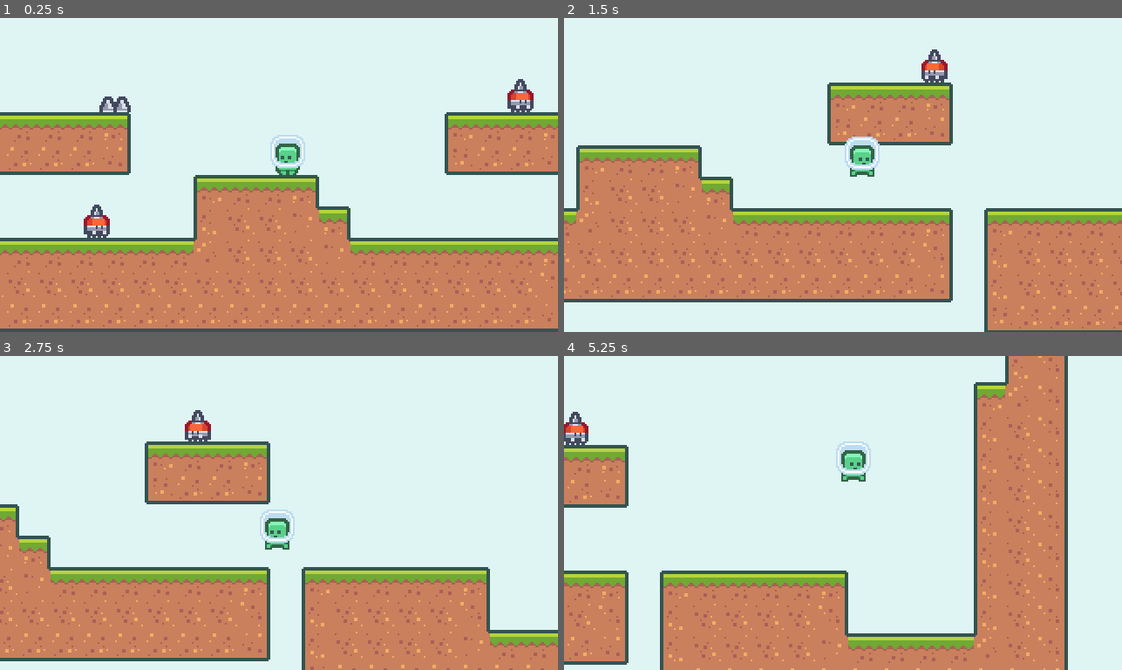
Above: before the commit, frames 1-4 (two rows, left to right).
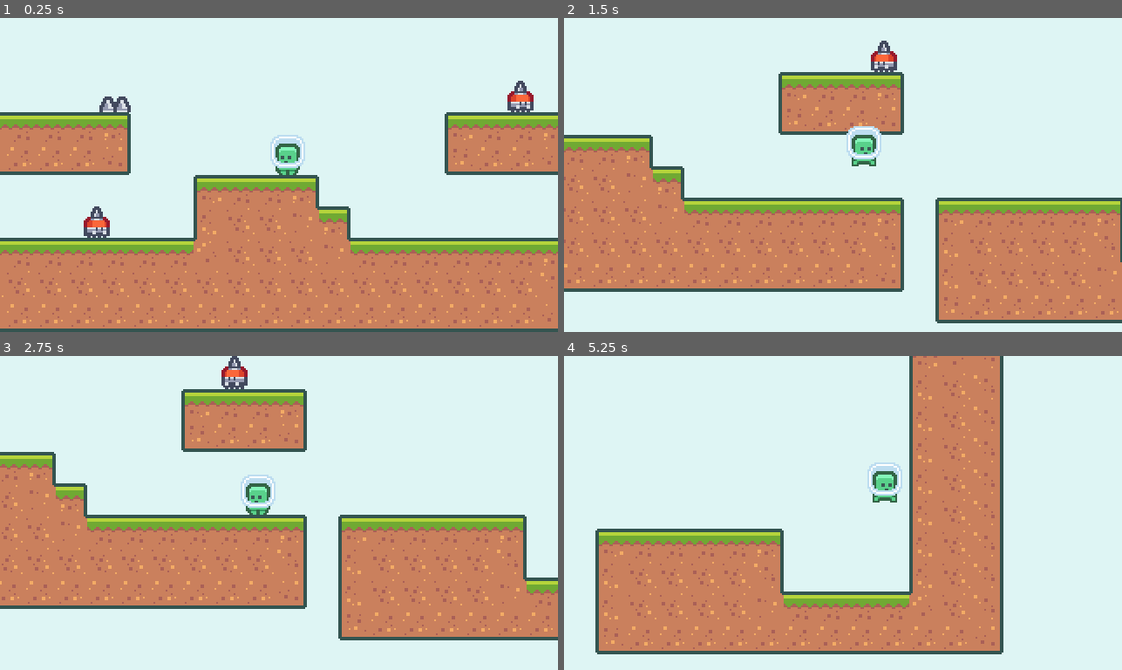
Above: after the commit, the same moments.

Repository: niltoncalegari/2D-SideScroller-godot
Game: Godot game, scene res://scenes/BaseLevel.tscn
The game is run twice, just before and just after one commit, with the same random seed, the same clock (stepped at 60 frames per second) and the same inputs. This scene is started directly instead of the project's main scene.
Inputs:
- Up to frame 1 (0.25 s): no input
- Up to frame 2 (1.5 s): hold Space (jump) 0.53-1.28 s; hold D (move_right) from 0.53 s (still down); tap Shift (dash, bound only after the commit) at 0.6 s; tap Space (jump) at 1.35 s
- Up to frame 3 (2.75 s): tap Space (jump) at 1.52, 1.82 s; tap Shift (dash, bound only after the commit) at 1.55, 2.1 s; release D (move_right) at 2.03 s; hold A (move_left) from 2.03 s (still down); hold Space (jump) from 2.03 s (still down)
- Up to frame 4 (5.25 s): release A (move_left) at 2.78 s; release Space (jump) at 2.78 s; hold D (move_right) 2.78-4.28 s; tap Shift (dash, bound only after the commit) at 2.85, 4.35, 5.1 s; tap Space (jump) at 3.02, 3.32, 4.52, 4.82 s; hold Space (jump) 3.53-4.28 s; hold A (move_left) 4.28-5.03 s; hold D (move_right) from 5.03 s (still down); hold Space (jump) from 5.03 s (still down)

The runs differ from the first frame. In frame 1, 0.3% of the frame differs, in the area x 15-96%, y 19-70%; in frame 2, 27%; in frame 3, 49%, in the area x 0-100%, y 0-100%; in frame 4, 46%.

Commit message:
Added player dash

Diff:
--- a/project.godot
+++ b/project.godot
@@ -65,6 +65,11 @@
 "events": [ Object(InputEventKey,"resource_local_to_scene":false,"resource_name":"","device":0,"alt":false,"shift":false,"control":false,"meta":false,"command":false,"pressed":false,"scancode":32,"unicode":0,"echo":false,"script":null)
  ]
 }
+dash={
+"deadzone": 0.5,
+"events": [ Object(InputEventKey,"resource_local_to_scene":false,"resource_name":"","device":0,"alt":false,"shift":false,"control":false,"meta":false,"command":false,"pressed":false,"scancode":16777237,"unicode":0,"echo":false,"script":null)
+ ]
+}
 
 [layer_names]
 
--- a/scenes/SpikeHead.tscn
+++ b/scenes/SpikeHead.tscn
@@ -1,8 +1,14 @@
-[gd_scene load_steps=7 format=2]
+[gd_scene load_steps=8 format=2]
 
 [ext_resource path="res://assets/enemies/spikehead/character_0015.png" type="Texture" id=1]
 [ext_resource path="res://assets/enemies/spikehead/character_0016.png" type="Texture" id=2]
 [ext_resource path="res://scripts/SpikeHead.gd" type="Script" id=3]
+
+[sub_resource type="RectangleShape2D" id=3]
+extents = Vector2( 5, 6 )
+
+[sub_resource type="RectangleShape2D" id=2]
+extents = Vector2( 5, 6 )
 
 [sub_resource type="SpriteFrames" id=1]
 animations = [ {
@@ -12,26 +18,12 @@
 "speed": 10.0
 } ]
 
-[sub_resource type="RectangleShape2D" id=2]
-extents = Vector2( 5, 6 )
-
-[sub_resource type="RectangleShape2D" id=3]
-extents = Vector2( 5, 6 )
+[sub_resource type="CircleShape2D" id=4]
+radius = 6.0
 
 [node name="SpikeHead" type="KinematicBody2D"]
 collision_layer = 0
 script = ExtResource( 3 )
-
-[node name="AnimatedSprite" type="AnimatedSprite" parent="."]
-frames = SubResource( 1 )
-animation = "walking"
-frame = 1
-playing = true
-offset = Vector2( 0, -12 )
-
-[node name="CollisionShape2D" type="CollisionShape2D" parent="."]
-position = Vector2( 0, -6 )
-shape = SubResource( 2 )
 
 [node name="GoalDetector" type="Area2D" parent="."]
 collision_layer = 131072
@@ -40,3 +32,21 @@
 [node name="CollisionShape2D" type="CollisionShape2D" parent="GoalDetector"]
 position = Vector2( 0, -6 )
 shape = SubResource( 3 )
+
+[node name="CollisionShape2D" type="CollisionShape2D" parent="."]
+position = Vector2( 0, -6 )
+shape = SubResource( 2 )
+
+[node name="AnimatedSprite" type="AnimatedSprite" parent="."]
+frames = SubResource( 1 )
+animation = "walking"
+playing = true
+offset = Vector2( 0, -12 )
+
+[node name="HazardArea" type="Area2D" parent="."]
+position = Vector2( 0, -6 )
+collision_layer = 262144
+collision_mask = 262144
+
+[node name="CollisionShape2D" type="CollisionShape2D" parent="HazardArea"]
+shape = SubResource( 4 )
--- a/scripts/Player.gd
+++ b/scripts/Player.gd
@@ -2,18 +2,37 @@
 
 signal died
 
+enum State {NORMAL, DASHING}
+
 var gravity = 1000
 var velocity = Vector2.ZERO
 var maxHorizontalSpeed = 140
+var maxDashSpeed = 500
+var minDashSpeed = 200
 var horizontalAcceleration = 2000
 var jumSpeed = 360
 var jumpTerminationMultiplier = 4
 var hasDoubleJump = false
+var currentState = State.NORMAL
+var isStateNew = true
 
 func _ready() -> void:
 	$HazardArea.connect("area_entered",self, "on_hazard_area_entered")
 
 func _process(delta: float) -> void:
+	match currentState:
+		State.NORMAL:
+			process_normal(delta)
+		State.DASHING:
+			process_dash(delta)
+
+	isStateNew = false
+
+func change_state(newState):
+	currentState = newState
+	isStateNew = true
+
+func process_normal(delta):
 	var moveVector = get_movement_vector()
 
 	velocity.x += moveVector.x * horizontalAcceleration * delta
@@ -42,7 +61,28 @@
 	if (is_on_floor()):
 		hasDoubleJump = true
 
+	if (Input.is_action_just_pressed("dash")):
+		call_deferred("change_state", State.DASHING)
+
 	update_animation()
+
+func process_dash(delta):
+	if (isStateNew):
+		$AnimatedSprite.play("jump")
+		var moveVector = get_movement_vector()
+		var velocityMod = 1
+		if(moveVector.x != 0):
+			velocityMod = sign(moveVector.x)
+		else:
+			velocityMod = 1 if $AnimatedSprite.flip_h else -1
+
+		velocity = Vector2(maxDashSpeed * velocityMod, 0)
+
+	velocity = move_and_slide(velocity, Vector2.UP)
+	velocity.x = lerp(0, velocity.x, pow(2, -8 * delta))
+
+	if (abs(velocity.x) < minDashSpeed):
+		call_deferred("change_state", State.NORMAL)
 
 func get_movement_vector():
 	var moveVector = Vector2.ZERO
